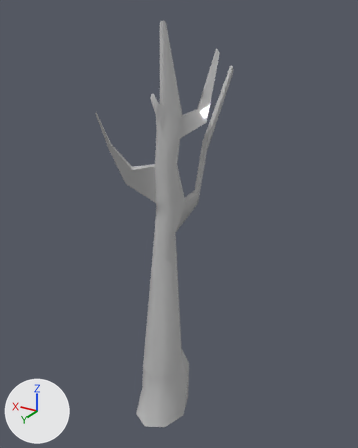
One commit to the FBX model Assets/Meshes/TreeC.fbx: the scene before it, then after it.
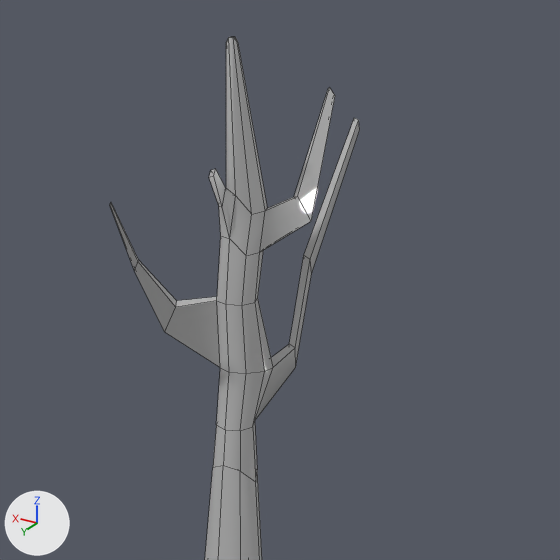
Each version is shown whole from a camera (50 mm lens) standing at (-2.15, 3.34, 3.45) and looking at (-0.07, -0.13, 1.72), then close up on the part from 10% to 96% of the width and 0% to 69% of the height. The lights are fixed; the arrows at lower left show +X, +Y and +Z. The close-ups show mesh edges as thin lines. Where no turn or scale is listed for an object, it has been applied to the vertices.

The first close-up shows 'TreeC2', 'TreeC3'.
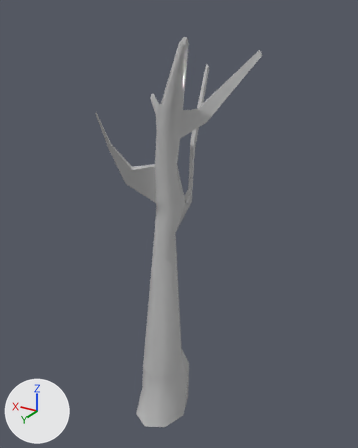
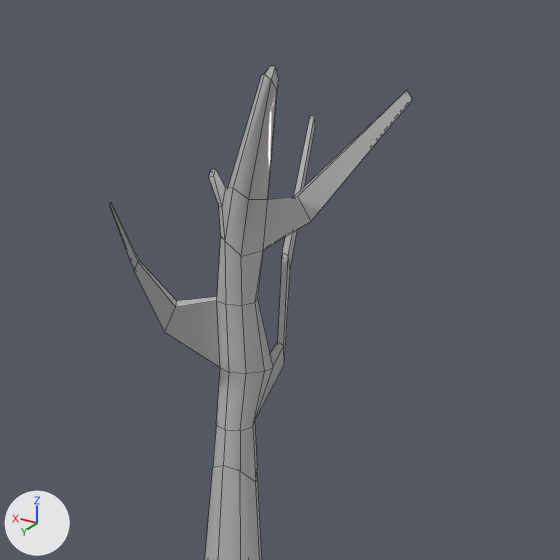
Location of each change, [x1, y1, x2, y2] in pixels of the close-ups (560 x 560 px; the box of a moved part takes in the faces that stretch with it):
'TreeC3', reshaped (21% wider, 7% shorter): before [110, 37, 360, 482]; after [110, 66, 412, 482]
part 1 of me_mesh_002, moved or reshaped: before [294, 87, 335, 220]; after [294, 91, 412, 221]
part 2 of me_mesh_002, moved or reshaped: before [255, 344, 296, 420]; after [255, 342, 284, 420]
part 3 of me_mesh_002, moved or reshaped: before [289, 256, 312, 363]; after [278, 252, 290, 361]
part 4 of me_mesh_002, moved or reshaped: before [304, 118, 360, 273]; after [282, 115, 315, 268]
part 5 of me_mesh_002, moved or reshaped: before [217, 37, 311, 305]; after [217, 66, 311, 305]

Diff of the bpy script that builds the scene:
```diff
--- a/Assets/Meshes/TreeC.fbx.py
+++ b/Assets/Meshes/TreeC.fbx.py
@@ me_mesh_002 @@
 me_mesh_002.from_pydata(...)  # 96 vertices, 94 faces; spans x -0.29..0.33, y -0.68..0.49, z 1.36..3.38
 # used by ob_treec3; location = (0.008, -0.001, 0.0)
-me_mesh_002.vertices[26].co = (0.0, 0.01, 2.56)  # pixel (229, 238)
-me_mesh_002.vertices[27].co = (-0.07, -0.01, 2.48)  # pixel (246, 255)
-me_mesh_002.vertices[28].co = (-0.1, -0.08, 2.49)  # pixel (259, 252)
-me_mesh_002.vertices[34].co = (0.0, -0.04, 2.74)  # pixel (235, 195)
-me_mesh_002.vertices[35].co = (-0.07, -0.06, 2.66)  # pixel (251, 214)
-me_mesh_002.vertices[36].co = (-0.1, -0.13, 2.66)  # pixel (265, 210)
-me_mesh_002.vertices[40].co = (0.03, -0.02, 3.36)  # pixel (226, 42)
-me_mesh_002.vertices[41].co = (0.02, 0.0, 3.36)  # pixel (226, 42)
-me_mesh_002.vertices[42].co = (0.0, 0.0, 3.38)  # pixel (228, 37)
-me_mesh_002.vertices[43].co = (-0.02, 0.0, 3.38)  # pixel (233, 37)
-me_mesh_002.vertices[44].co = (-0.03, -0.02, 3.36)  # pixel (237, 42)
-me_mesh_002.vertices[45].co = (-0.02, -0.04, 3.36)  # pixel (238, 42)
-me_mesh_002.vertices[46].co = (0.0, -0.05, 3.38)  # pixel (235, 36)
-me_mesh_002.vertices[47].co = (0.02, -0.04, 3.38)  # pixel (230, 36)
+# me_mesh_002 part 1: all 4 vertices in x -0.25..-0.2, y -0.51..-0.49, z 3.13..3.17 are moved by (-0.37, 0.0, 0.0)
+# me_mesh_002 part 2: all 4 vertices in x -0.21..-0.17, y -0.24..-0.22, z 1.91..2.02 are moved by (0.06, 0.0, 0.0)
+# me_mesh_002 part 3: all 4 vertices in x -0.2..-0.16, y -0.4..-0.37, z 2.33..2.42 are moved by (0.12, 0.0, 0.0)
+# me_mesh_002 part 4: all 4 vertices in x -0.29..-0.26, y -0.68..-0.66, z 2.97..3.03 are moved by (0.23, 0.0, 0.0)
+# me_mesh_002 part 5
+me_mesh_002.vertices[26].co = (0.0, 0.05, 2.55)  # pixel (225, 241)
+me_mesh_002.vertices[27].co = (-0.06, 0.02, 2.49)  # pixel (241, 256)
+me_mesh_002.vertices[28].co = (-0.11, -0.09, 2.49)  # pixel (263, 250)
+me_mesh_002.vertices[34].co = (-0.03, 0.02, 2.78)  # pixel (233, 188)
+me_mesh_002.vertices[35].co = (-0.09, 0.01, 2.74)  # pixel (248, 199)
+me_mesh_002.vertices[36].co = (-0.12, -0.1, 2.72)  # pixel (267, 199)
+me_mesh_002.vertices[40].co = (-0.21, 0.08, 3.25)  # pixel (263, 74)
+me_mesh_002.vertices[41].co = (-0.22, 0.1, 3.25)  # pixel (261, 74)
+me_mesh_002.vertices[42].co = (-0.24, 0.11, 3.25)  # pixel (264, 74)
+me_mesh_002.vertices[43].co = (-0.26, 0.09, 3.23)  # pixel (271, 80)
+me_mesh_002.vertices[44].co = (-0.26, 0.06, 3.19)  # pixel (276, 90)
+me_mesh_002.vertices[45].co = (-0.26, 0.05, 3.23)  # pixel (278, 79)
+me_mesh_002.vertices[46].co = (-0.26, 0.06, 3.28)  # pixel (275, 66)
+me_mesh_002.vertices[47].co = (-0.23, 0.07, 3.28)  # pixel (269, 66)
 me_mesh_002.materials.append(mat_material__34)
```
